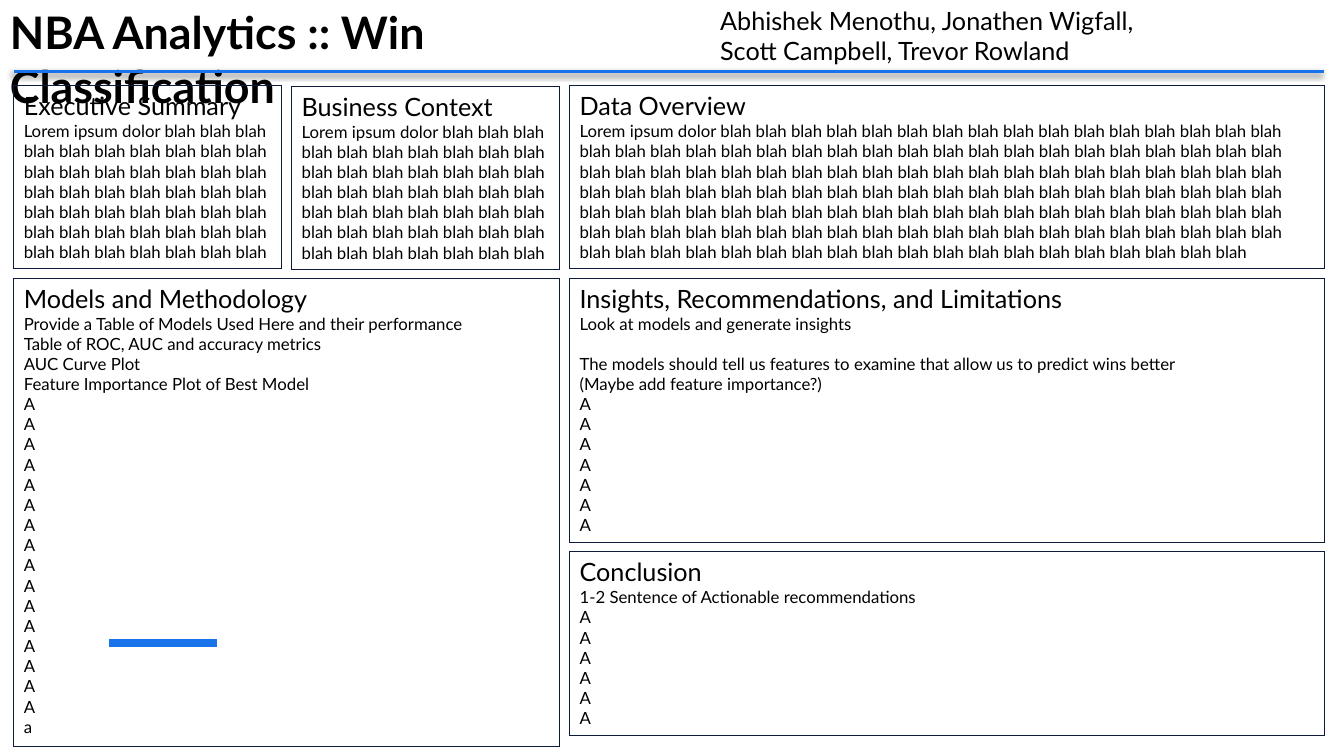
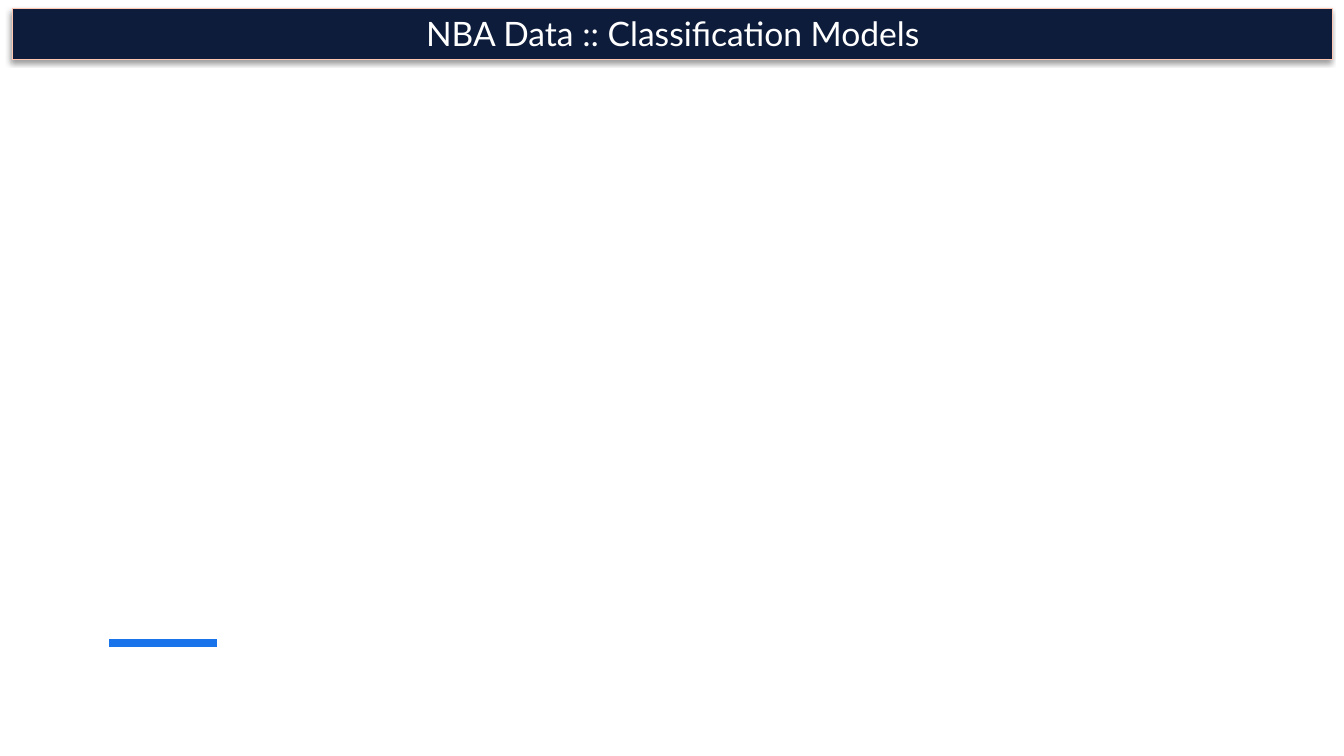
Before and after one commit to dBCooper2/bint-capstone, a slide deck: slide 1 of projects/client-presentation-3/client-pres-3.pptx. Drawn at 1344x756 pixels with LibreOffice and Linux fonts; fonts in the diff are those of the drawing; background and template pictures are left out. Boxes give left, top, right and bottom in pixels: in the first picture for what was removed or moved away, otherwise in the second. Text is boxed around its words. In the diff, an @@ line names an element or a change of style, - is before the commit and + after.

Commit message:
edited ppt

```diff
--- a/projects/client-presentation-3/client-pres-3.pptx
+++ b/projects/client-presentation-3/client-pres-3.pptx
@@ text removed at [10, 15, 425, 112] @@
-NBA Analytics :: Win Classification
@@ rectangle added at [12, 8, 1333, 58], fill #0D1C3B, outline #FFC7B1 0.75 pt, 24 pt, text #FFFFFF @@
+NBA Data :: Classification Models
@@ text removed at [720, 11, 1133, 65] @@
-Abhishek Menothu, Jonathen Wigfall,
-Scott Campbell, Trevor Rowland
@@ line removed from (14, 72) to (1325, 72) @@
@@ rectangle removed at [14, 86, 282, 269] @@
-Executive Summary
-Lorem ipsum dolor blah blah blah blah blah blah blah blah blah blah blah blah blah blah blah blah blah blah blah blah blah blah blah blah blah blah blah blah blah blah blah blah blah blah blah blah blah blah blah blah blah blah blah blah blah
@@ rectangle removed at [292, 86, 561, 269] @@
-Business Context
-Lorem ipsum dolor blah blah blah blah blah blah blah blah blah blah blah blah blah blah blah blah blah blah blah blah blah blah blah blah blah blah blah blah blah blah blah blah blah blah blah blah blah blah blah blah blah blah blah blah blah
@@ rectangle removed at [570, 86, 1325, 269] @@
-Data Overview
-Lorem ipsum dolor blah blah blah blah blah blah blah blah blah blah blah blah blah blah blah blah blah blah blah blah blah blah blah blah blah blah blah blah blah blah blah blah blah blah blah blah blah blah blah blah blah blah blah blah blah blah blah blah blah blah blah blah blah blah blah blah blah blah blah blah blah blah blah blah blah blah blah blah blah blah blah blah blah blah blah blah blah blah blah blah blah blah blah blah blah blah blah blah blah blah blah blah blah blah blah blah blah blah blah blah blah blah blah blah blah blah blah blah blah blah blah blah blah blah blah blah blah blah blah blah blah blah blah blah blah blah blah blah blah blah blah blah blah blah blah
@@ rectangle removed at [14, 278, 560, 746] @@
-Models and Methodology
-Provide a Table of Models Used Here and their performance
-Table of ROC, AUC and accuracy metrics
-AUC Curve Plot
-Feature Importance Plot of Best Model
-A
-A
-A
-A
-A
-A
-A
-A
-A
-A
-A
-A
-A
-A
-A
-A
-a
@@ rectangle removed at [570, 278, 1325, 543] @@
-Insights, Recommendations, and Limitations
-Look at models and generate insights
-The models should tell us features to examine that allow us to predict wins better
-(Maybe add feature importance?)
-A
-A
-A
-A
-A
-A
-A
@@ rectangle removed at [570, 552, 1325, 735] @@
-Conclusion
-1-2 Sentence of Actionable recommendations
-A
-A
-A
-A
-A
-A
```
Also in this commit, not shown: 5 other files.
